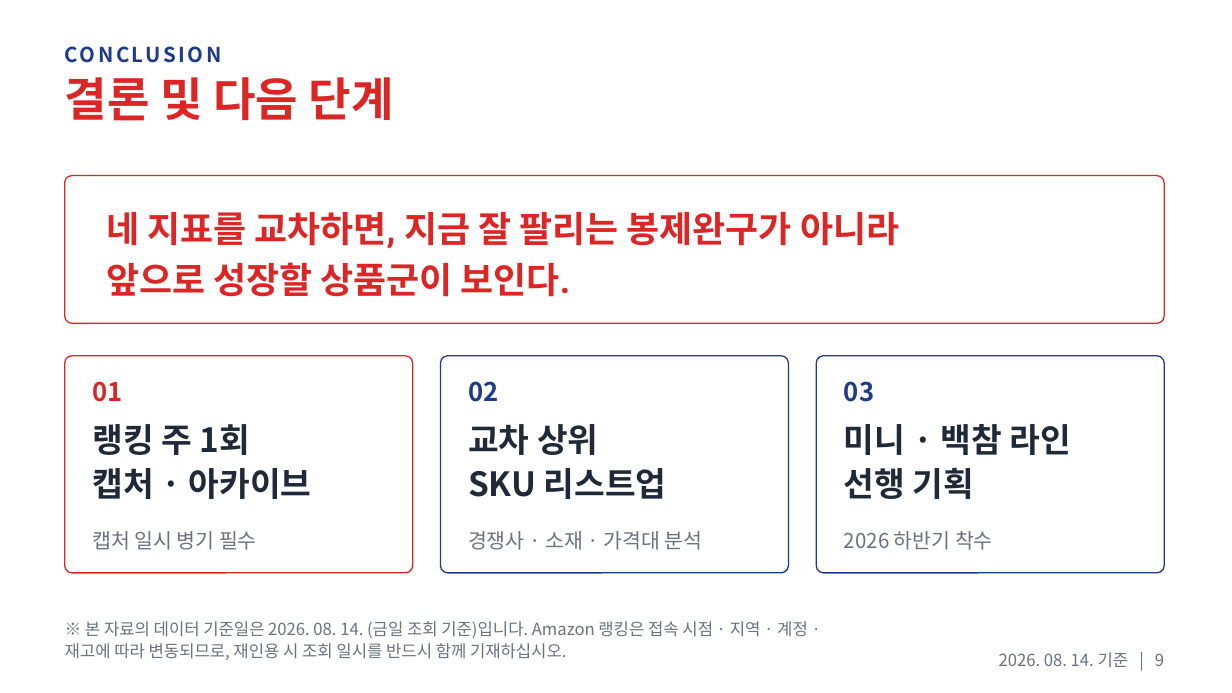
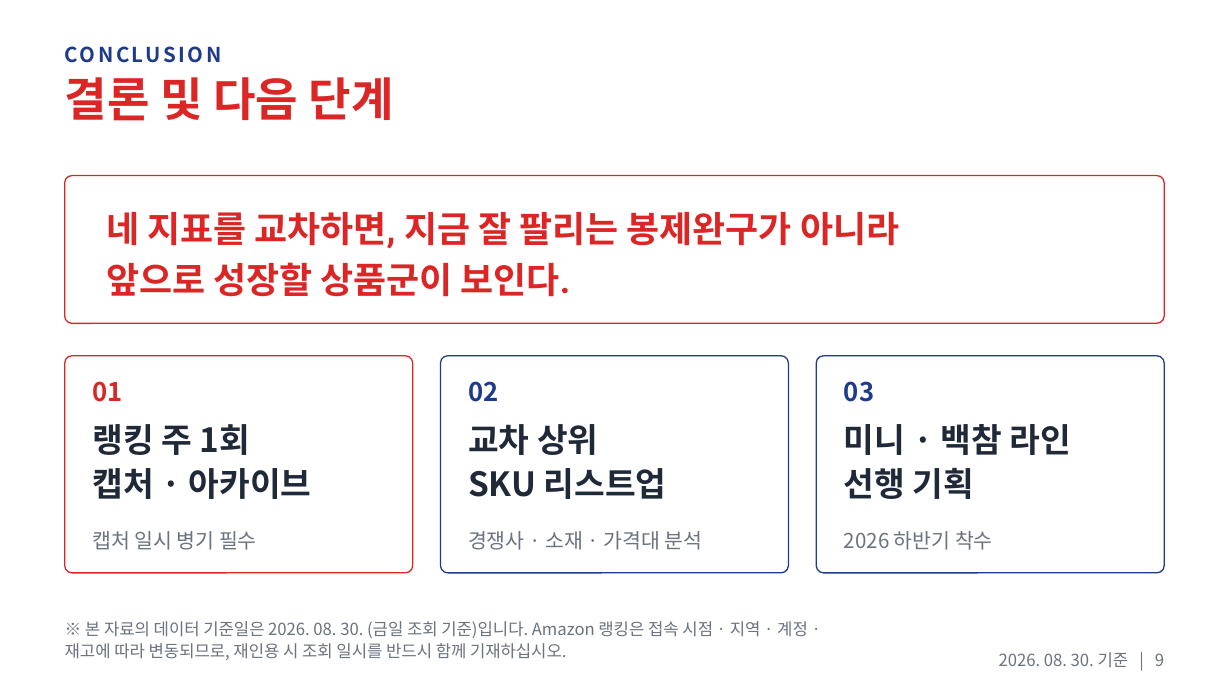
Before and after one commit to JOHENRIM/notion, a slide deck: slide 9 of reports/Aurora_Amazon_Plush_Ranking_Analysis.pptx. Drawn at 1232x693 pixels with LibreOffice and Linux fonts; fonts in the diff are those of the drawing. Boxes give left, top, right and bottom in pixels: in the first picture for what was removed or moved away, otherwise in the second. Text is boxed around its words. In the diff, an @@ line names an element or a change of style, - is before the commit and + after.

```diff
--- a/reports/Aurora_Amazon_Plush_Ranking_Analysis.pptx
+++ b/reports/Aurora_Amazon_Plush_Ranking_Analysis.pptx
@@ text at [65, 621, 808, 660]: text changed @@
-※ 본 자료의 데이터 기준일은 2026. 08. 14. (금일 조회 기준)입니다. Amazon 랭킹은 접속 시점 · 지역 · 계정 · 재고에 따라 변동되므로, 재인용 시 조회 일시를 반드시 함께 기재하십시오.
+※ 본 자료의 데이터 기준일은 2026. 08. 30. (금일 조회 기준)입니다. Amazon 랭킹은 접속 시점 · 지역 · 계정 · 재고에 따라 변동되므로, 재인용 시 조회 일시를 반드시 함께 기재하십시오.
@@ text at [999, 652, 1164, 667]: text changed @@
-2026. 08. 14. 기준 | 9
+2026. 08. 30. 기준 | 9
```
Also in this commit, not shown: 8 other slides changed, 2 other files.
